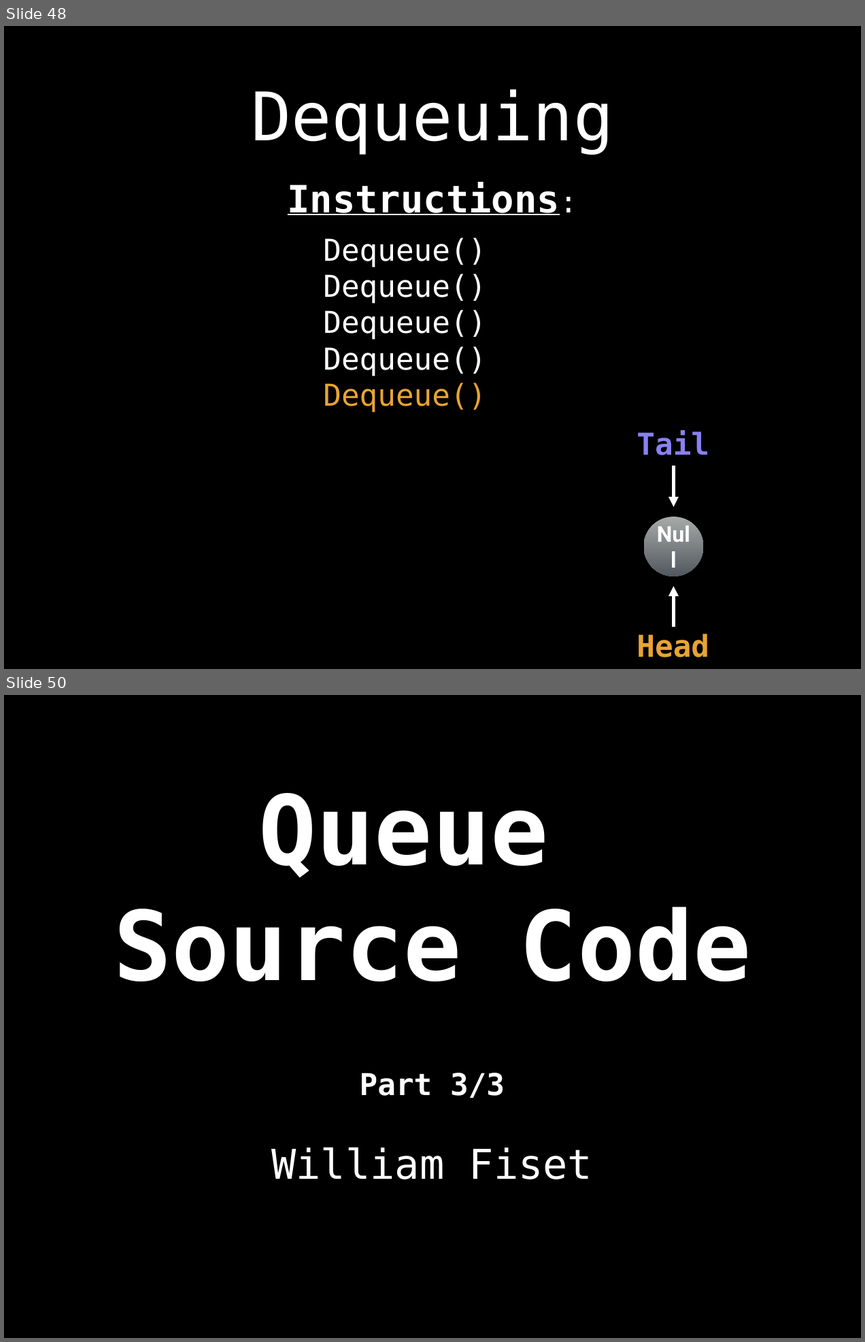
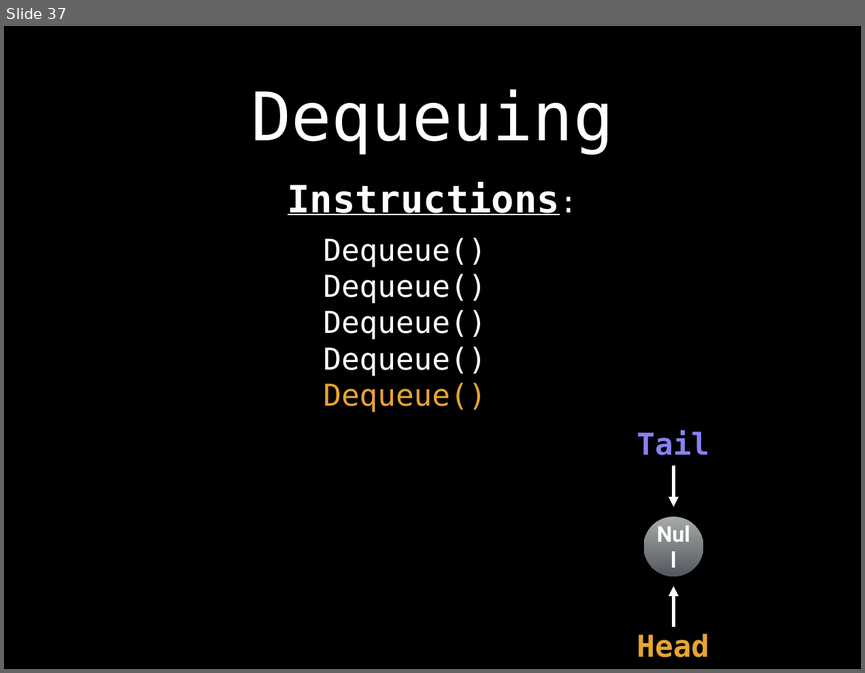
Before and after one commit to williamfiset/DEPRECATED-data-structures, a slide deck: Queue/presentation/Queue.pptx. Shown one above the other, each under a label of ours: slides 48 and 50 before the commit, slide 37 after it; the slides between them are not shown. The pictures are 865x1342 and 865x673 pixels, drawn with LibreOffice and Linux fonts; fonts in the diff are those of the drawing. Boxes give left, top, right and bottom in pixels: in the first picture for what was removed or moved away, otherwise in the second. Text is boxed around its words. In the diff, an @@ line names an element or a change of style, - is before the commit and + after.

Commit message:
Updated Queue slides

```diff
--- a/Queue/presentation/Queue.pptx
+++ b/Queue/presentation/Queue.pptx
@@ slide 50 removed at (4,695,861,1338), background #000000 @@
@@ title removed at (114,793,751,981) @@
-Queue
-Source Code
@@ text removed at (360,1072,504,1098) @@
-Part 3/3
@@ text removed at (271,1147,593,1179) @@
-William Fiset
@@ what was slide 48 is now slide 37 @@
```
Also in this commit, not shown: 1 slide changed, 1 slide added, 6 other slides removed, 2 other files.
